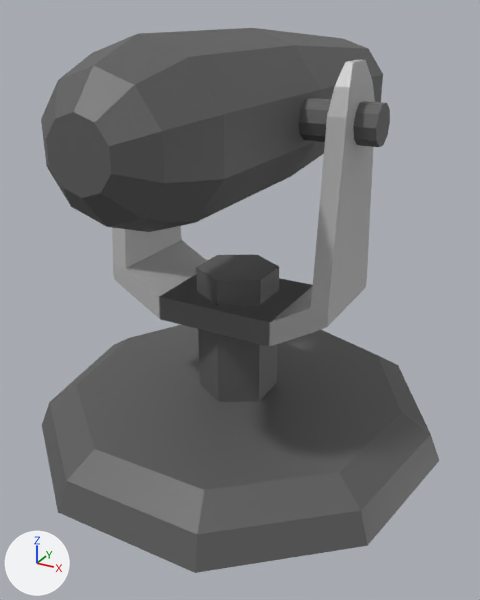
One commit to the Blender file Tower Defense 3D/Assets/Models/Blender/Canon Tower.blend: the scene before it, then after it.
Camera for both pictures: a 50 mm camera at (1.42, -2.57, 1.73) aimed at (0.02, -0.01, 0.45). Every picture has the same lights, and +X, +Y and +Z are marked at lower left.

Script lines for the objects in view, before the commit:
```python
ob_base_pillar = bpy.data.objects.new('Base Pillar', me_cylinder_001)
ob_base_pillar.location = (0.0, 0.0, 0.281)
ob_base_pillar.scale = (0.195, 0.195, 0.334)
ob_canon = bpy.data.objects.new('Canon', me_cylinder_003)
ob_canon.location = (0.0, 0.0, 1.315)
ob_canon.rotation_euler = (1.571, 0.0, 0.0)  # degrees (90, 0, 0)
ob_canon.scale = (-0.339, -0.339, -0.983)
ob_canon_pillar = bpy.data.objects.new('Canon Pillar', me_cylinder_002)
ob_canon_pillar.location = (0.0, 0.0, 1.317)
ob_canon_pillar.rotation_euler = (0.0, 1.571, 0.0)  # degrees (0, 90, 0)
ob_canon_pillar.scale = (0.0846, 0.0846, 0.641)
ob_stand = bpy.data.objects.new('Stand', me_cube_001)
ob_stand.location = (0.0, 0.0, 0.435)
ob_stand.scale = (0.418, 0.241, 0.0588)
ob_tower_base = bpy.data.objects.new('Tower Base', me_cylinder)
ob_tower_base.location = (0.0, 0.0, 0.0)
```
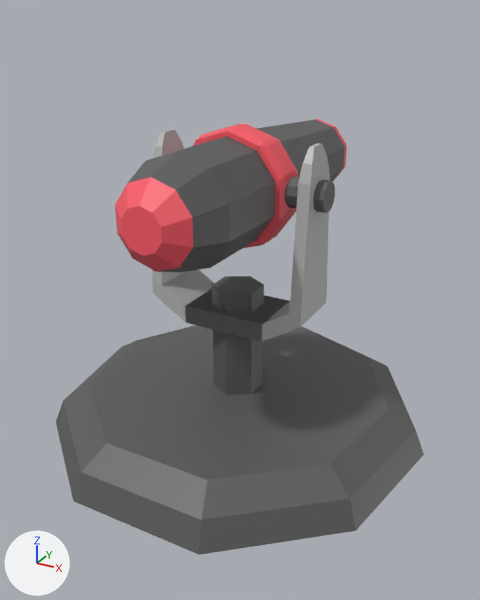
Commit message: added new models for towers

The change, as a diff of the scene's bpy script:
```diff
--- a/Tower Defense 3D/Assets/Models/Blender/Canon Tower.blend.py
+++ b/Tower Defense 3D/Assets/Models/Blender/Canon Tower.blend.py
@@ mat_material @@
+mat_material = principled_material('Material')
+mat_material.base_color = (1.0, 0.105, 0.139)  # red #ff5b68
@@ me_cylinder_003 @@
 # used by ob_canon; location = (0.0, 0.0, 1.315); rotation_euler = (1.571, 0.0, 0.0), in degrees (90, 0, 0); scale = (-0.339, -0.339, -0.983)
-me_cylinder_003.from_pydata(...)  # 80 vertices, 72 faces; spans x -0.95..0.95, y -1.0..1.0, z -1.03..1.23
+me_cylinder_003.from_pydata(...)  # 160 vertices, 162 faces; spans x -1.1..1.1, y -1.13..1.13, z -1.03..1.28
+# me_cylinder_003 part 1
+# 10 faces are deleted
+# 20 new vertices lie (0.0, 0.0, 0.05) away from vertices in x -0.73..0.73, y -0.77..0.77, z 1.23
+# 29 new faces join them, mat_material (red #ff5b68)
+# 1 new face joins them, mat_steel (dark grey #5d5d5d)
+# me_cylinder_003 part 2
+# 10 faces are deleted
+# 40 vertices are added at x -1.1..1.1, y -1.13..1.13, z -0.13..0.13
+# 20 new vertices lie (0.0, 0.0, 0.14) away from vertices in x -1.1..1.1, y -1.13..1.13, z -0.07
+# 80 new faces join them, mat_material (red #ff5b68)
+# me_cylinder_003 part 3: 11 faces spanning x -0.72..0.72, y -0.75..0.75, z -1.03..-0.92 switch from mat_steel (dark grey #5d5d5d) to mat_material (red #ff5b68)
@@ ob_tower_base @@
 ob_tower_base.location = (0.0, 0.0, 0.0)
+ob_tower_base.scale = (0.927, 0.927, 0.927)
@@ ob_base_pillar @@
 ob_base_pillar = bpy.data.objects.new('Base Pillar', me_cylinder_001)
-ob_base_pillar.location = (0.0, 0.0, 0.281)
-ob_base_pillar.scale = (0.195, 0.195, 0.334)
+ob_base_pillar.location = (0.0, 0.0, 0.244)
+ob_base_pillar.scale = (0.124, 0.124, 0.281)
@@ ob_stand @@
 ob_stand = bpy.data.objects.new('Stand', me_cube_001)
-ob_stand.location = (0.0, 0.0, 0.435)
-ob_stand.scale = (0.418, 0.241, 0.0588)
+ob_stand.location = (0.0, 0.0, 0.384)
+ob_stand.scale = (0.298, 0.149, 0.044)
 _m = ob_stand.modifiers.new('Mirror', 'MIRROR')
@@ ob_canon_pillar @@
 ob_canon_pillar = bpy.data.objects.new('Canon Pillar', me_cylinder_002)
-ob_canon_pillar.location = (0.0, 0.0, 1.317)
+ob_canon_pillar.location = (0.0, 0.0, 1.007)
 ob_canon_pillar.rotation_euler = (0.0, 1.571, 0.0)  # degrees (0, 90, 0)
-ob_canon_pillar.scale = (0.0846, 0.0846, 0.641)
+ob_canon_pillar.scale = (0.0672, 0.0672, 0.436)
@@ ob_canon @@
 ob_canon = bpy.data.objects.new('Canon', me_cylinder_003)
-ob_canon.location = (0.0, 0.0, 1.315)
+ob_canon.location = (0.0, 0.0, 0.993)
 ob_canon.rotation_euler = (1.571, 0.0, 0.0)  # degrees (90, 0, 0)
-ob_canon.scale = (-0.339, -0.339, -0.983)
+ob_canon.scale = (-0.242, -0.242, -0.702)
```

Where the change shows, as pixel boxes [x1, y1, x2, y2] in the pictures (480 x 600 px):
'Tower Base', rescaled (7% narrower, 7% shorter): before [42, 325, 439, 573]; after [56, 325, 424, 555]
'Canon', reshaped, moved, rescaled (32% narrower, 25% shorter): before [41, 28, 383, 232]; after [115, 119, 347, 272]
'Stand', moved, rescaled (32% narrower, 26% shorter): before [112, 60, 375, 347]; after [152, 129, 330, 341]
'Base Pillar', moved, rescaled (37% narrower, 19% shorter): before [196, 255, 279, 402]; after [212, 276, 264, 395]
'Canon Pillar', moved, rescaled: before [299, 98, 390, 147]; after [284, 176, 335, 213]
part 1 of me_cylinder_003, built on: after [314, 119, 347, 182]
part 2 of me_cylinder_003, built on: before [222, 28, 320, 189]; after [193, 123, 298, 248]
part 3 of me_cylinder_003, recoloured: before [41, 66, 165, 227]; after [115, 177, 193, 272]
